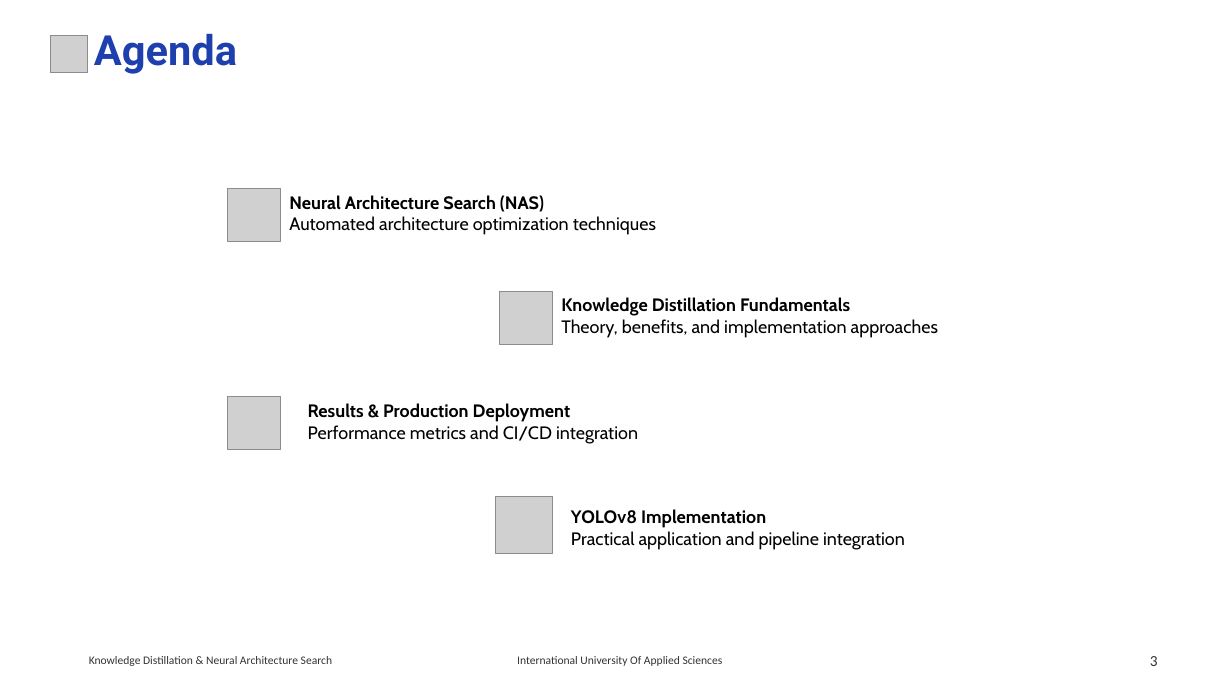
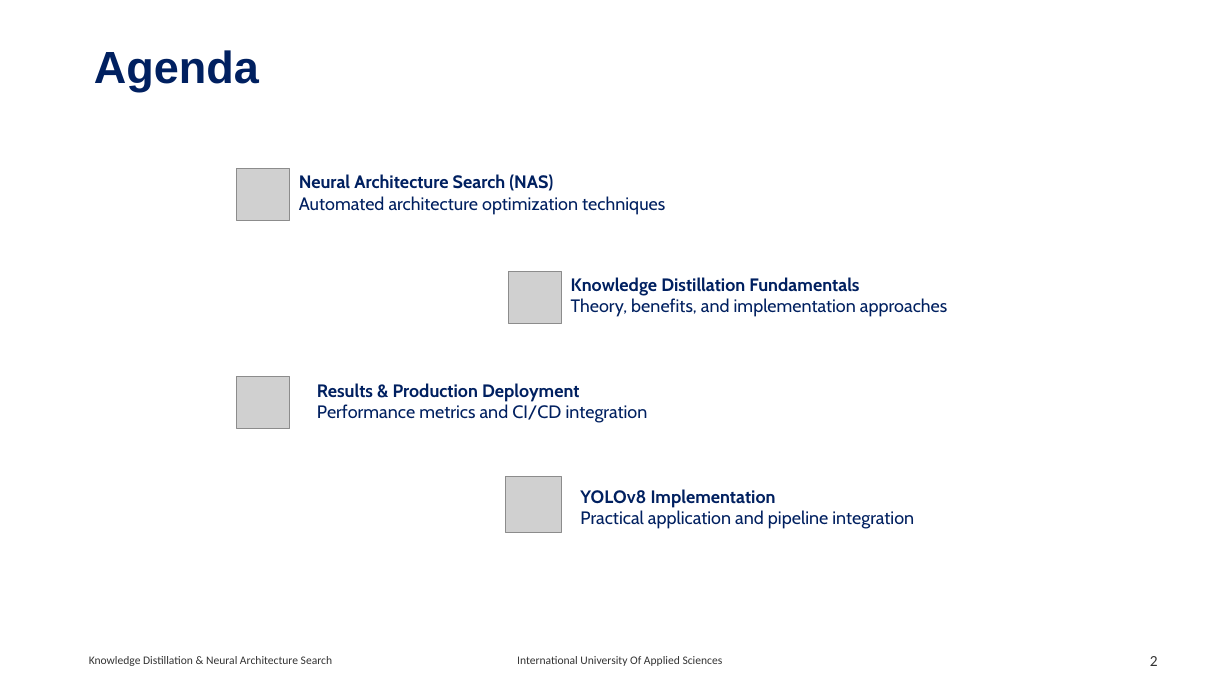
Before and after one commit to RajeshRamadas/yolov8-model-optimization, a slide deck: slide 2 of 01-Project-management/presentation/KnowledgeDistillation.pptx (slide 3 before the commit). Drawn at 1232x693 pixels with LibreOffice and Linux fonts; fonts in the diff are those of the drawing; grey boxes stand for pictures. Boxes give left, top, right and bottom in pixels: in the first picture for what was removed or moved away, otherwise in the second. Text is boxed around its words. In the diff, an @@ line names an element or a change of style, - is before the commit and + after.

```diff
--- a/01-Project-management/presentation/KnowledgeDistillation.pptx
+++ b/01-Project-management/presentation/KnowledgeDistillation.pptx
@@ picture removed at bbox=[51, 36, 88, 73] @@
@@ text "Agenda" at bbox=[94, 50, 259, 92]: size 32.4 to 35.1 pt, font Roboto to Arial, text colour #1E40AF to #002060; line spacing 0.7 to 0.9 @@
@@ 4 texts, 4 pictures, 1 title: place and size @@
-4 texts, 4 pictures, 1 title at bbox=[227, 189, 938, 553]
+4 texts, 4 pictures, 1 title at bbox=[237, 168, 947, 532]
@@ text colour #000000 to #002060 in 4 elements at bbox=[580, 489, 914, 529], bbox=[571, 277, 947, 317], bbox=[299, 174, 665, 215], bbox=[317, 383, 648, 423] @@
@@ page number at bbox=[1150, 656, 1158, 666]: text changed @@
-3
+2
```
Also in this commit, not shown: 10 other slides changed, 5 slides added, 7 slides removed.
